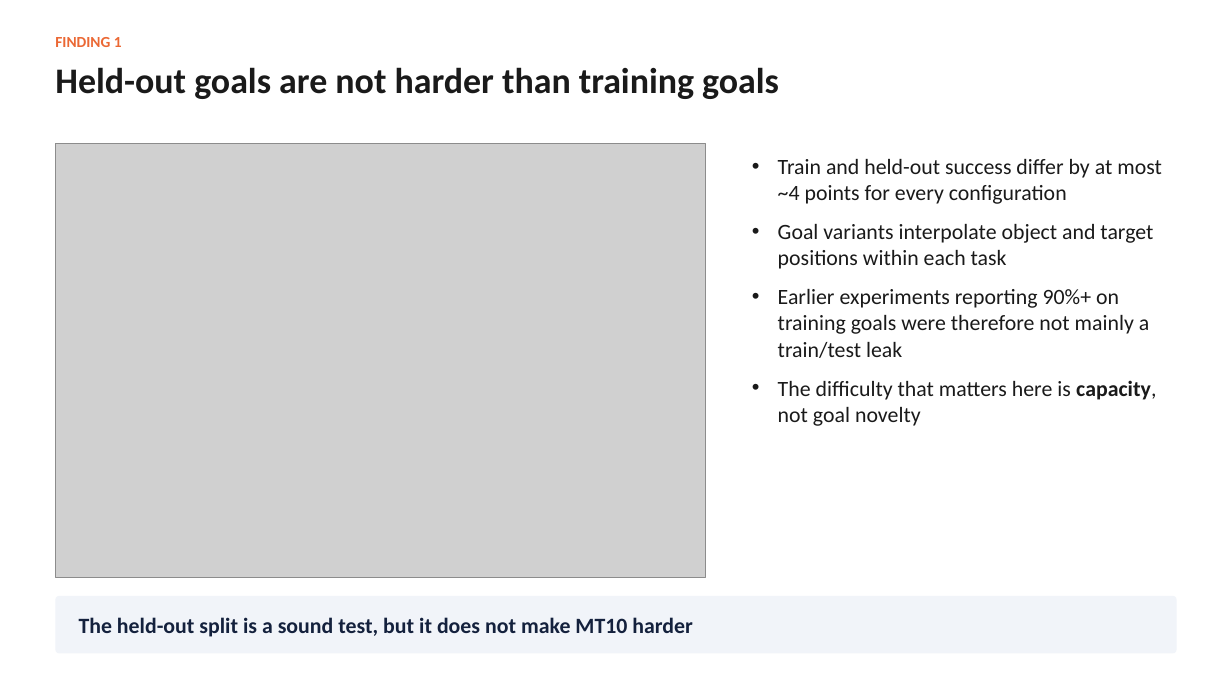
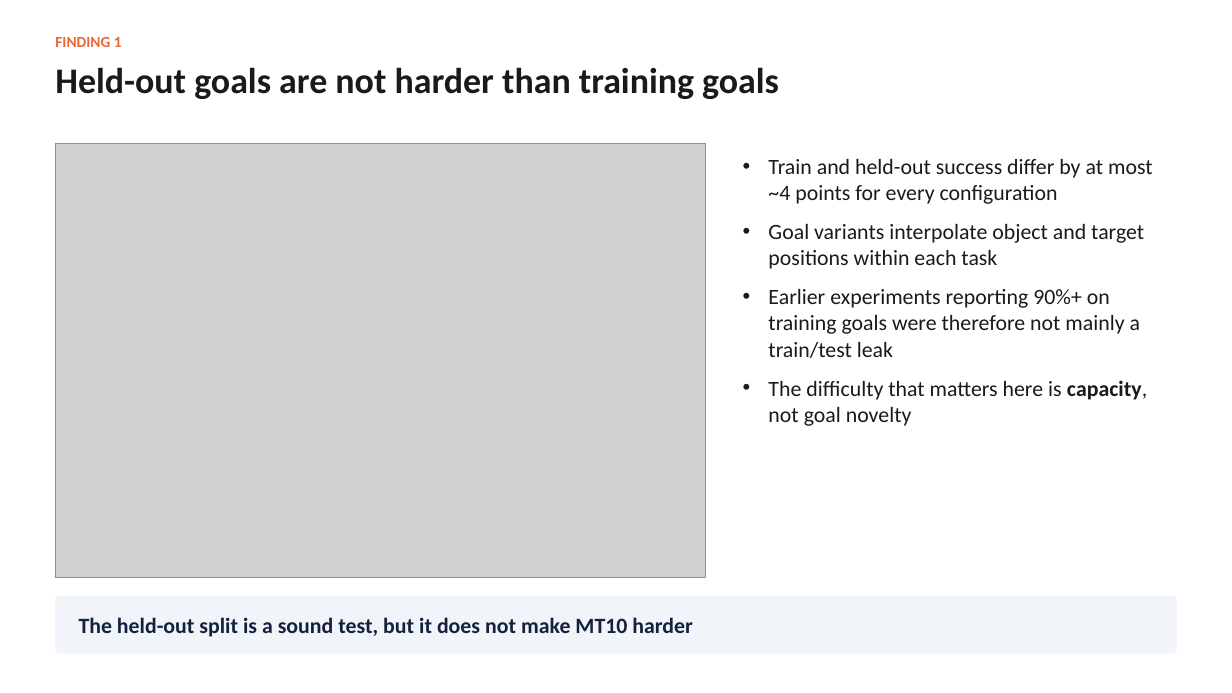
Before and after one commit to adlsdztony/comp9501-depth-growth, a slide deck: slide 7 of deck/COMP9501_Growth_Results_v2.pptx. Drawn at 1232x693 pixels with LibreOffice and Linux fonts; fonts in the diff are those of the drawing; grey boxes stand for pictures. Boxes give left, top, right and bottom in pixels: in the first picture for what was removed or moved away, otherwise in the second. Text is boxed around its words. In the diff, an @@ line names an element or a change of style, - is before the commit and + after.

```diff
--- a/deck/COMP9501_Growth_Results_v2.pptx
+++ b/deck/COMP9501_Growth_Results_v2.pptx
@@ text "Train and held-out success differ ...": place and size @@
-text "Train and held-out success differ ..." at (778,159,1162,426)
+text "Train and held-out success differ ..." at (768,159,1153,426)
```
Also in this commit, not shown: 10 other slides changed, 9 other files.
